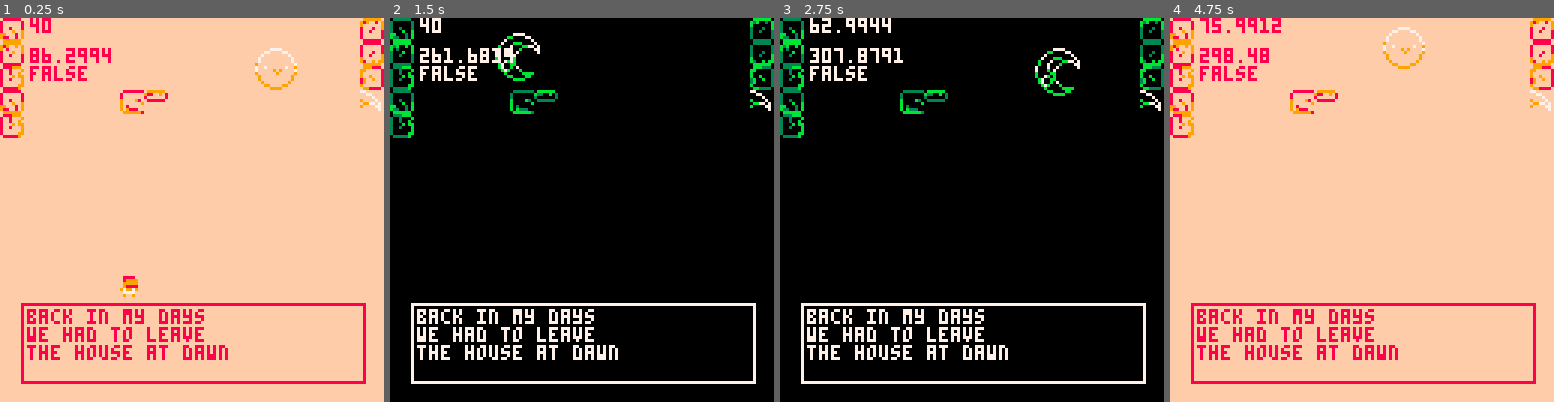
Above: before the commit, frames 1-4 (left to right).
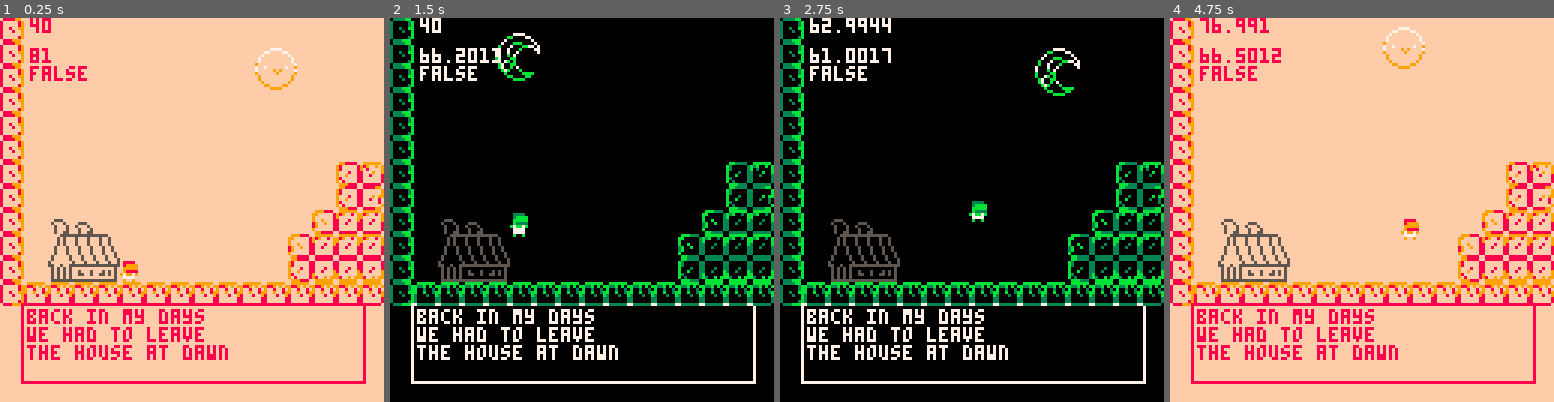
Above: after the commit, the same moments.

Repository: NataliaPrzemylska/milk1-way
Game: PICO-8 cartridge milkjourney.p8
Two runs of this game, one before a commit and one after it. Both use one fixed random seed, a clock stepped at 60 frames per second and the inputs below.
Inputs:
- Up to frame 1 (0.25 s): no input
- Up to frame 2 (1.5 s): tap X (X key) at 0.33, 1.07 s; tap O (Z key) at 0.7 s
- Up to frame 3 (2.75 s): hold Right 1.6-2.1 s; tap O (Z key) at 1.7, 2.1, 2.5 s; tap X (X key) at 1.85 s; hold Up 2.15-2.42 s; hold Right from 2.47 s (still down)
- Up to frame 4 (4.75 s): tap O (Z key) every 0.4 s from 2.9 to 4.5 s; tap X (X key) at 2.97, 4.08 s; release Right at 3.03 s; hold Left 3.08-3.58 s; hold Right 4.02-4.68 s; hold Up from 4.73 s (still down)

The runs differ from the first frame. In frame 1, 9.3% of the frame differs, in the area x 0-100%, y 0-75%; in frame 2, 9.8%; in frame 3, 9.9%; in frame 4, 9.5%.

Commit message:
fixed sprites and first 4 levels

Diff:
--- a/milkjourney.p8
+++ b/milkjourney.p8
@@ -38,7 +38,7 @@
 00000000000000000000000000000000000000000000000000000000000000000000000000000000000000000000000000000000000000000000000000000000
 00000000000000000000000000000000000000000000000000000000000000000000000000000000000000000000000000000000000000000000000000000000
 00000000000000000000000000000000000000000000000000000000000000000000000000000000000000000000000000000000000000000000000000000000
-00000000000000000000000000000000000000000000000000000000000000000000000000000000000000000000000000000000000000000000000000050000
+00000000000000000000000000000000000000000000000000000000000000000000000000000000000000000000000000000000000000000000000000000000
 03333330033333300333333003333333333333300bbbbbb00bbbbbbbbbbbbbbbbbbbbbb0000000000000000000000000055555500777b77007b7bb7005555550
 3000000330000003300000033000000000000003b3300b03300033b0000b33b000b000030000000000000000000000005000000570000b07700b000750000005
 30000003300000033000000b30000000000000033000000333b000000000000033000003000000000000000000000000500000057000000b700000b750000005
@@ -127,20 +127,19 @@
 05555505050000500555550505555555500005000000000055005005500000000505550005550505555550500505050500550050055050500050500500505005
 05050505050000500505050505050505500005000000000500050550050000000500000000000500000000500505050500000000000000500050500500005005
 05555555555555555555555555555555555555000000005555500005555000000500000000000500000000500555555555555555555555500055555555555555
-00000000000000000000000000000000000000000000000000000000000000000000000000000000000000000000000000000000000000000000000000000000
-00000000000000000000000000000000000000000000000000000000000000000000000000000000000000000000000000000000000000000000000000000000
-00000000000000000000000000000000000000000000000000000000000000000005000000000000000000000000000000000000000000000000000000000000
 __gff__
-0000000000000000000000000000000003030303030303030000000000000000000000000000000000000000000000000303030303000000000000000000000003030101010100000000000000000000030300000000000000000000000000000303000000000000000000000000000003030000000000000000000000000000
-0303000000000000000000000000000000000000000000000000000000000000000000000000000000000000000000000000000000000000000000000000000000000000000000000000000000000000000000000000000000000000000000000000000000000000000000000000000000000000000000000000000000010300
+0000000000000000000000000000000000000000000000000000000000000000000000000000000000000000000000000000000000000000000000000000000003030102010101010100000000020200030302020202020200000000000202000303020202000000000000000002020003030202020000000000000000020200
+0000000000000000000000000000000000000000000002000000000000000000000000000000000000000000000000000000000000000000000000000000000000000000000000000000000303000000000000000000000000000003030300000000000000000000000000030303000000000000000000000000000000000003
 __map__
-40000000000000000000000000000051fe0000000000000000000000000000fefe0000000000000000000000000000fe0000000000000000000000000000000000000000000000000000000000000000000000000000000000000000000000000000000000000000000000000000000000000000000000000000000000000000
-50000000000000000000000000000041fe0000000000000000000000000000fefe0000000000000000000000000000fe0000000000000000000000000000000000000000000000000000000000000000000000000000000000000000000000000000000000000000000000000000000000000000000000000000000000000000
-60000000000000000000121113140071fe000000000000000000000000000000fe0000000000000000000000000000fe0000000000000000000000000000000000000000000000000000000000000000000000000000000000000000000000000000000000000000000000000000000000000000000000000000000000000000
-40000000004345120000000000000081fe00000000000000000000000000fefefe0000000000000000000000000000fe0000000000000000000000000000000000000000000000000000000000000000000000000000000000000000000000000000000000000000000000000000000000000000000000000000000000000000
-60000011000000110000000000000000fe00000000000000000000fefe00fefefe00000000000000fc000000000000fe0000000000000000000000000000000000000000000000000000000000000000000000000000000000000000000000000000000000000000000000000000000000000000000000000000000000000000
-13111111121112111211131411111210fe00000000000000fefe00fefefefe00fe000000000000fefefe0000000000fe0000000000000000000000000000000000000000000000000000000000000000000000000000000000000000000000000000000000000000000000000000000000000000000000000000000000000000
-00000000000000000000000000000000fe00000000fefe00fefefefe00000000fe0000000000fefefefefe00000000fe0000000000000000000000000000000000000000000000000000000000000000000000000000000000000000000000000000000000000000000000000000000000000000000000000000000000000000
-00000000000000000000000000000000fe0000fe00fefefefe00000000000000fe00000000fefefefefefefe000000fe0000000000000000000000000000000000000000000000000000000000000000000000000000000000000000000000000000000000000000000000000000000000000000000000000000000000000000
-000000000000000000000000000000000000fefefefe0000000000000000000000000000fefefefefefefefefe0000fe0000000000000000000000000000000000000000000000000000000000000000000000000000000000000000000000000000000000000000000000000000000000000000000000000000000000000000
-00000000000000000000000000000000fefefefe000000000000000000000000fefefefefefefefefefefefefefefefe0000000000000000000000000000000000000000000000000000000000000000000000000000000000000000000000000000000000000000000000000000000000000000000000000000000000000000
+61ffffffffffffffffffffffffffffffffffffffffffffffffffffffffffffffff000000000000000000000000000000000000000000000000000000ffffff7200000000000000000000000000000000000000000000000000000000000000000000000000000000000000000000000000000000000000000000000000000000
+61000000000000000000000000000000000000000000000000000000000000ff000000000000000000000000000000000000000000000000000000000000007200000000000000000000000000000000000000000000000000000000000000000000000000000000000000000000000000000000000000000000000000000000
+6100000000000000000000000000000000000000000000000000000000000000000000000000000000000000000000000000000000000000000000000000007200000000000000000000000000000000000000000000000000000000000000000000000000000000000000000000000000000000000000000000000000000000
+6100000000000000000000000000000000000000000000000000000000000000000000000053540000000000000071525100000000000000000000000000007200000000000000000000000000000000000000000000000000000000000000000000000000000000000000000000000000000000000000000000000000000000
+61ff000000000000000000000000000000000000000000000000000000000000000000000000000000006d00000071624262000000000000000000000000007200000000000000000000000000000000000000000000000000000000000000000000000000000000000000000000000000000000000000000000000000000000
+61ff000000000000000000000000000000000000000000000000000000000000004e4e000000000000000000000071624262000000000000000000000000007200000000000000000000000000000000000000000000000000000000000000000000000000000000000000000000000000000000000000000000000000000000
+61ff000000000000000000000000705052510000000000000000000000000000000000000000000000000000000071624251510000000000070000000000007200000000000000000000000000000000000000000000000000000000000000000000000000000000000000000000000000000000000000000000000000000000
+61ff000000000000000000000000706270620000000000000000000000000000004647480000004d4d4d0000000071624242425100000050515200000000007200000000000000000000000000000000000000000000000000000000000000000000000000000000000000000000000000000000000000000000000000000000
+61ffcbcccd000000000000000071515141620000000000000000000000000000000000000000000000000000000071624242426000005040404052000000007200000000000000000000000000000000000000000000000000000000000000000000000000000000000000000000000000000000000000000000000000000000
+61ffdbdcdd000000000000007151515100000000000000000000000000000000000000000000000000000000505151624242426000504040404040520000007200000000000000000000000000000000000000000000000000000000000000000000000000000000000000000000000000000000000000000000000000000000
+61ffebeced000000000000007041414100000000000000000000000000000000000000000000000000000000704141414242426050404040404040405200007200000000000000000000000000000000000000000000000000000000000000000000000000000000000000000000000000000000000000000000000000000000
+6152525252525252525252525252525250505050505050505050505050505050505050505050505050505050505050505252525252525252525252525252525200000000000000000000000000000000000000000000000000000000000000000000000000000000000000000000000000000000000000000000000000000000
